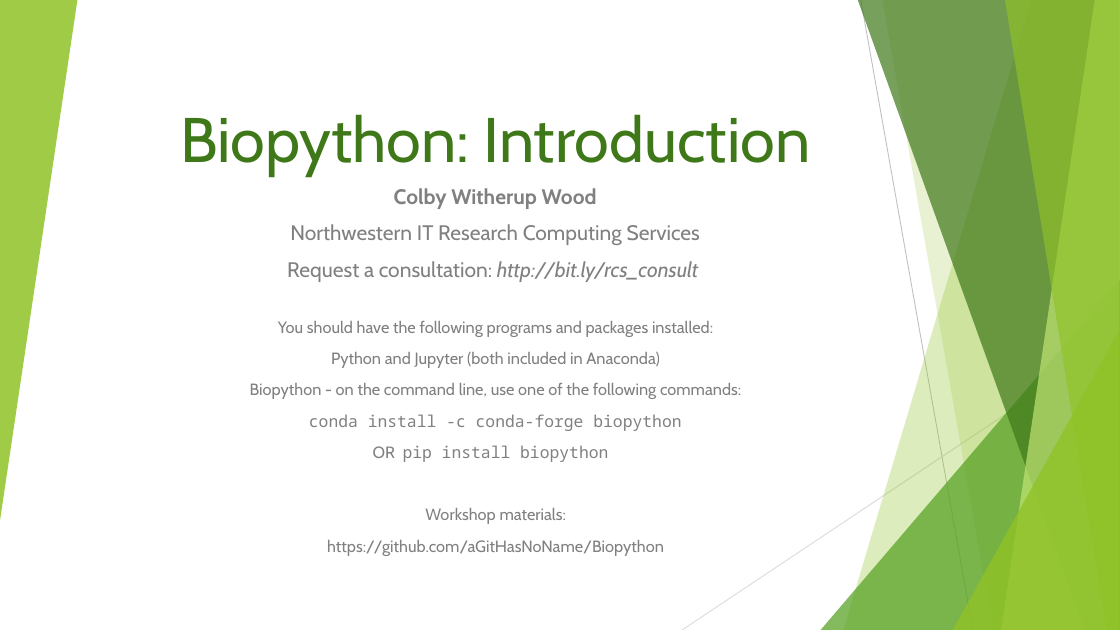
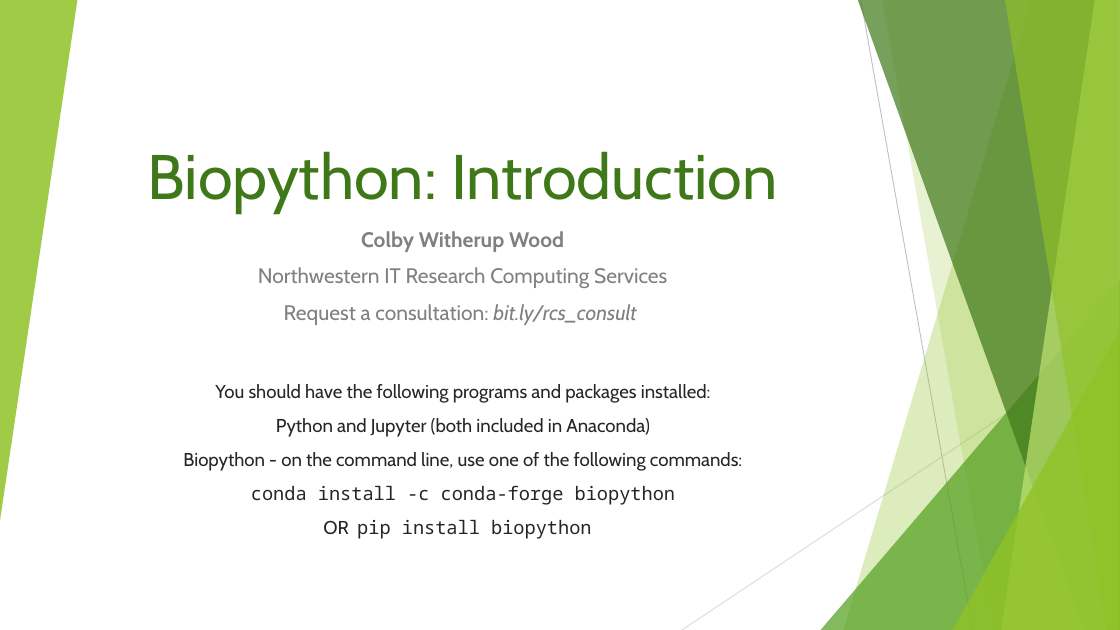
Before and after one commit to aGitHasNoName/Biopython, a slide deck: slide 1 of slides.pptx. Drawn at 1120x630 pixels with LibreOffice and Linux fonts; fonts in the diff are those of the drawing. Boxes give left, top, right and bottom in pixels: in the first picture for what was removed or moved away, otherwise in the second. Text is boxed around its words. In the diff, an @@ line names an element or a change of style, - is before the commit and + after.

```diff
--- a/slides.pptx
+++ b/slides.pptx
@@ title "Biopython: Introduction": place and size @@
-title "Biopython: Introduction" at [180,114,811,176]
+title "Biopython: Introduction" at [147,151,778,214]
@@ subtitle "Colby Witherup Wood": place and size @@
-subtitle "Colby Witherup Wood" at [287,188,700,282]
+subtitle "Colby Witherup Wood" at [258,231,667,325]
@@ subtitle at [284,304,636,325]: text changed; italic off @@
-Request a consultation: http://bit.ly/rcs_consult
+Request a consultation: bit.ly/rcs_consult
@@ text "You should have the following ...": place and size @@
-text "You should have the following ..." at [250,321,741,556]
+text "You should have the following ..." at [183,384,742,539]
@@ text "You should have the following ..." at [183,384,742,539]: size 14 to 16 pt, text colour #808080 to #262626 @@
@@ text at [327,508,664,556]: paragraphs removed @@
-Workshop materials:
-https://github.com/aGitHasNoName/Biopython
```
Also in this commit, not shown: 3 other slides changed, 2 slides added, 1 slide removed.
